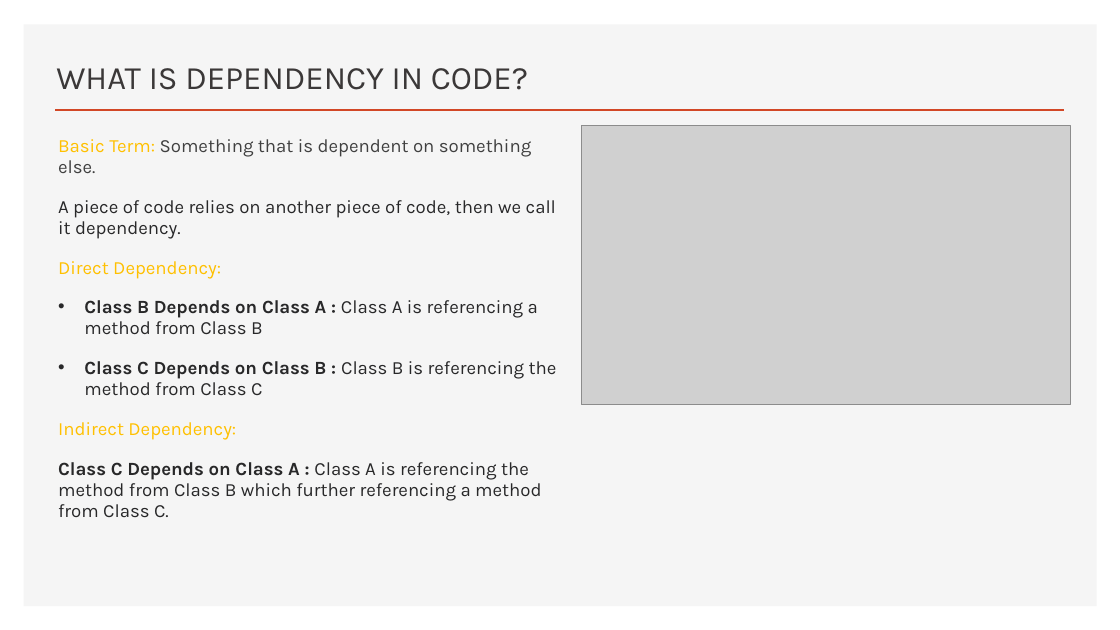
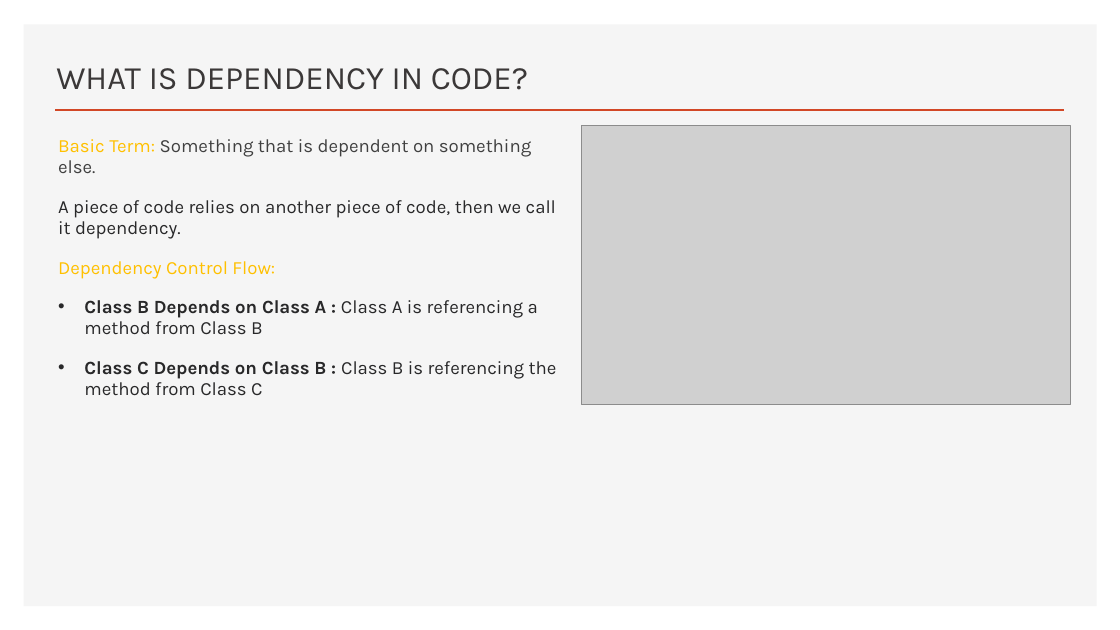
Before and after one commit to jatinrdave/SOLIDPRINCIPLESDEMO, a slide deck: slide 2 of DEPENDENCY INJECTION.pptx. Drawn at 1120x630 pixels with LibreOffice and Linux fonts; fonts in the diff are those of the drawing; grey boxes stand for pictures. Boxes give left, top, right and bottom in pixels: in the first picture for what was removed or moved away, otherwise in the second. Text is boxed around its words. In the diff, an @@ line names an element or a change of style, - is before the commit and + after.

```diff
--- a/DEPENDENCY INJECTION.pptx
+++ b/DEPENDENCY INJECTION.pptx
@@ text at (58, 261, 275, 279): text changed @@
-Direct Dependency:
+Dependency Control Flow:
@@ text at (58, 422, 541, 517): paragraphs removed @@
-Indirect Dependency:
-Class C Depends on Class A : Class A is referencing the method from Class B which further referencing a method from Class C.
```
Also in this commit, not shown: 1 other slide changed, 1 slide added, 2 slides removed, 4 other files.
